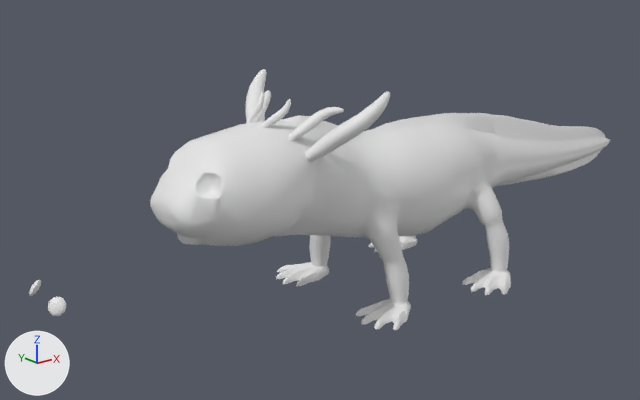
A saved change to the FBX model space axolotl/Assets/Beepboop/Animation/bbwalk.fbx.
Rendered twice from a 50 mm camera at (-2.67, -2.61, 1.19) aimed at (-0.14, 0.56, -0.08). Arrows for +X, +Y and +Z are at lower left; the lights stay in place. Where no turn or scale is listed for an object, it has been applied to the vertices.

The first picture shows 'eye', 'eye_3', 'final1_2'.
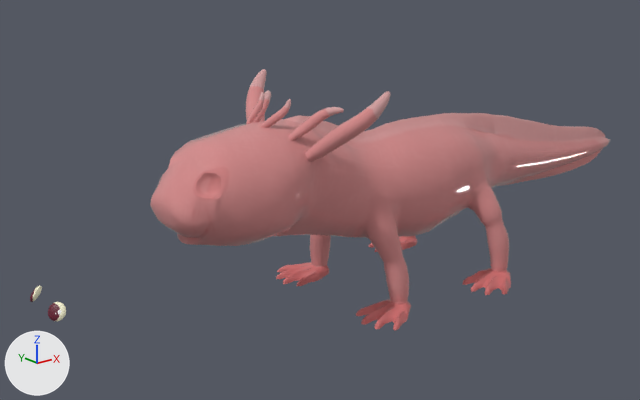
The newer file is also turned or shifted as a whole; pictures and numbers use the older file's frame.

What differs and where, as boxes (x1, y1, x2, y2) in the pictures (640 x 400 px; the box of a moved part takes in the faces that stretch with it):
'final1_1', added: after (30, 285, 66, 321)
'eye_3', deleted: before (48, 297, 66, 316)
'eye', deleted: before (29, 280, 41, 296)
part 1 of me_mesh_002, cut back: before (278, 201, 411, 329); after (280, 258, 406, 329)
part 2 of me_mesh_002, moved or reshaped: before (368, 187, 507, 295); after (368, 238, 506, 295)
part 3 of me_mesh_002, moved or reshaped: before (171, 93, 344, 172); after (171, 93, 344, 173)
part 4 of me_mesh_002, recoloured (grey to pink): (150, 69, 610, 330) in both

The change, as a list of edits to the scene's bpy script:
```text
Add img_bb_mat_2_roughness_png:
    img_bb_mat_2_roughness_png = load_image('bb_Mat.2_Roughness.png', '../../Materials/textures/bb_Mat.2_Roughness.png', 2048, 2048, 'sRGB')
Add img_bb_mat_2_basecolor_png:
    img_bb_mat_2_basecolor_png = load_image('bb_Mat.2_BaseColor.png', '../../Materials/textures/bb_Mat.2_BaseColor.png', 2048, 2048, 'sRGB')
Add img_bb_mat_1_basecolor_png:
    img_bb_mat_1_basecolor_png = load_image('bb_Mat.1_BaseColor.png', '../../Materials/textures/bb_Mat.1_BaseColor.png', 2048, 2048, 'sRGB')
Add mat_mat:
    mat_mat = bpy.data.materials.new('Mat')
    # uses the picture img_bb_mat_2_basecolor_png
    # uses the picture img_bb_mat_2_roughness_png
Add mat_mat_1:
    mat_mat_1 = bpy.data.materials.new('Mat.1')
    # uses the picture img_bb_mat_1_basecolor_png
Change me_mesh_002:
    used by ob_final1_2; location = (0.046, -0.047, 0.178)
    remove me_mesh_002.from_pydata(...)  # 8527 vertices, 8817 faces; spans x -1.35..1.26, y -0.41..0.41, z -0.45..0.45
    add me_mesh_002.from_pydata(...)  # 8365 vertices, 8652 faces; spans x -1.35..1.26, y -0.41..0.41, z -0.45..0.45
    me_mesh_002 part 1: 29 vertices moved from x -0.66..-0.43, y -0.32..0.3, z -0.45..-0.11 to x -0.66..-0.43, y -0.32..0.3, z -0.45..-0.12; 153 vertices removed from x -0.66..-0.43, y -0.34..0.34, z -0.45..-0.03; 49 vertices added at x -0.66..-0.43, y -0.34..0.34, z -0.45..-0.36
    me_mesh_002 part 2: 28 vertices moved within x -0.1..0.05, y -0.36..0.36, z -0.45..-0.42; 89 vertices removed from x -0.1..0.11, y -0.37..0.37, z -0.45..-0.06; 33 vertices added at x -0.1..0.08, y -0.37..0.37, z -0.45..-0.4
    me_mesh_002 part 3: 21 vertices moved within x -0.96..-0.74, y -0.23..0.23, z 0.22..0.41; 32 vertices removed from x -1.24..-0.64, y -0.35..0.4, z 0.22..0.45; 32 vertices added at x -1.23..-0.63, y -0.35..0.4, z 0.22..0.45
    me_mesh_002 part 4: 7698 faces spanning x -1.35..1.26, y -0.41..0.41, z -0.45..0.45 switch from no material to mat_mat
Add me_mesh_001_1:
    me_mesh_001_1.from_pydata(...)  # 228 vertices, 256 faces; spans x -0.039..0.039, y -0.173..0.173, z -0.04..0.04
    me_mesh_001_1.materials.append(mat_mat_1)
Remove ob_eye:
    ob_eye = bpy.data.objects.new('eye', me_mesh)
    ob_eye.location = (-1.251, 1.39, -0.516)
Remove ob_eye_3:
    ob_eye_3 = bpy.data.objects.new('eye_3', me_mesh_001)
    ob_eye_3.location = (-1.254, 1.12, -0.52)
Add ob_final1_1:
    ob_final1_1 = bpy.data.objects.new('final1_1', me_mesh_001_1)
    ob_final1_1.location = (-1.258, 1.244, -0.541)
```
